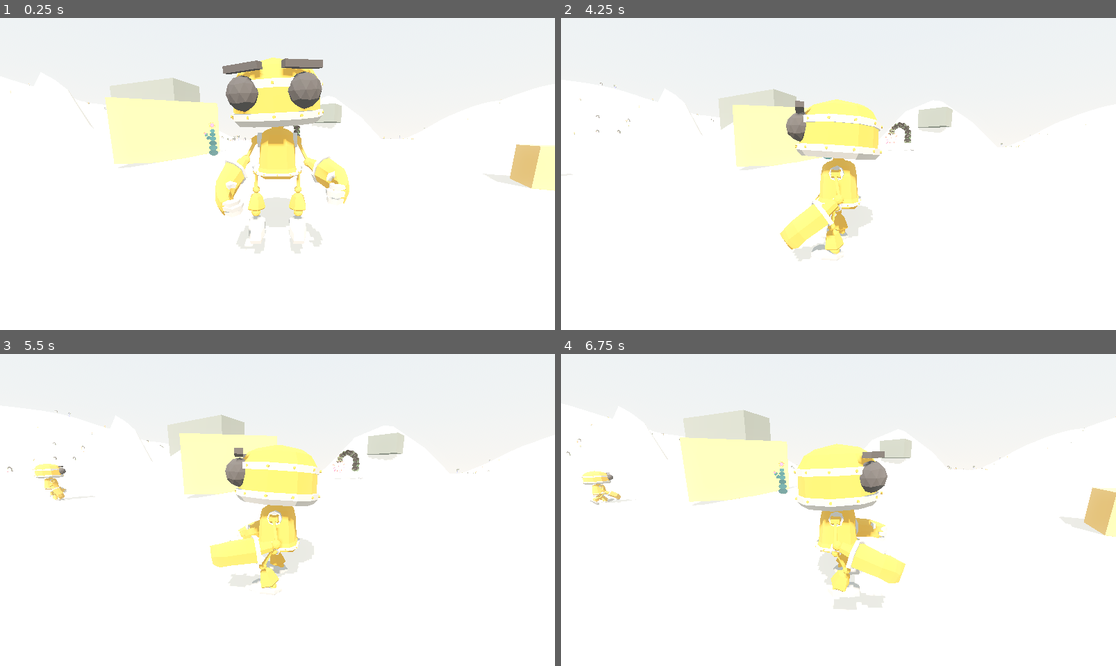
Above: before the commit, frames 1-4 (two rows, left to right).
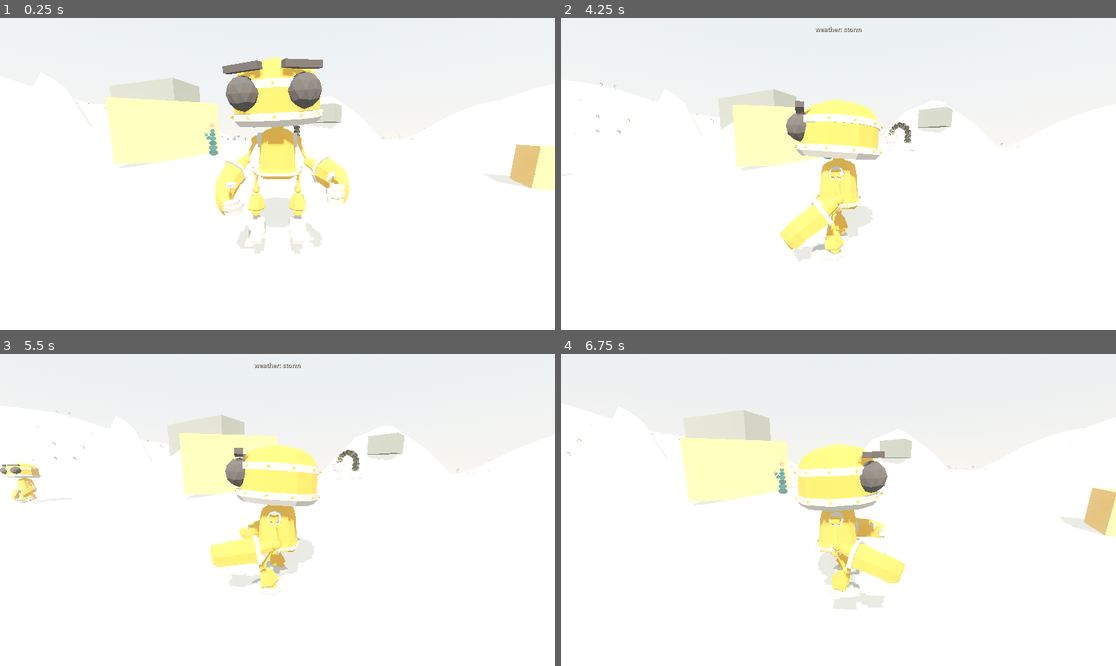
Above: after the commit, the same moments.

Repository: nicco-b/valley
Game: Godot game, scene res://game/world/valley.tscn
The game is run twice, just before and just after one commit, with the same random seed, the same clock (stepped at 60 frames per second) and the same inputs.
Inputs (mouse positions are in pixels of both pictures, inside the frame that each line leads up to):
- Up to frame 1 (0.25 s): no input
- Up to frame 2 (4.25 s): tap Enter at 0.5 s; move the mouse to (832, 180) at 0.52 s; hold E (god_up) 0.53-2.78 s; tap C (sit) at 0.6, 1.55, 2.3, 3.05, 3.8 s; click (832, 180) at 0.67 s; tap Space (jump) at 0.77, 1.52, 3.02, 3.77 s; move the mouse to (877, 177) at 1.27 s; tap ] (brush_bigger) at 1.35 s; move the mouse to (794, 170) at 2.02 s; hold [ (brush_smaller) 2.03-2.78 s; move the mouse to (844, 174) at 2.77 s; hold A (move_left) 2.78-3.53 s; tap Tab (god_tool) at 2.85 s; click (844, 174) at 2.92 s; move the mouse to (816, 167) at 3.52 s; hold E (god_up) from 3.53 s (still down); hold Z (god_undo) from 3.53 s (still down); tap Y (debug_weather, bound only after the commit) at 4.15 s
- Up to frame 3 (5.5 s): keep holding E (god_up); move the mouse to (305, 510) at 4.27 s; release Z (god_undo) at 4.28 s; tap C (sit) at 4.35, 5.3 s; tap Space (jump) at 4.52 s; move the mouse to (249, 510) at 5.02 s; hold Shift (sprint) from 5.03 s (still down); click (249, 510) at 5.17 s
- Up to frame 4 (6.75 s): move the mouse to (849, 503) at 5.77 s; release E (god_up) at 5.78 s; release Shift (sprint) at 5.78 s; hold D (move_right) 5.78-6.53 s; tap 1 at 5.85 s; tap Space (jump) at 6.02 s; tap C (sit) at 6.05, 6.6 s; move the mouse to (832, 516) at 6.52 s; hold E (god_up) from 6.53 s (still down)

The runs differ from the first frame. In frame 1, less than 0.1% of the frame differs, in the area x 1-75%, y 23-40%; in frame 2, less than 0.1%; in frame 3, 0.9%, in the area x 0-92%, y 2-48%; in frame 4, 0.4%.

Commit message:
Weather v1: the first world-scale simulation system
Weather autoload: calm/windy/storm state machine on the hour tick,
easing continuous wind + storminess values that everything reads. Wind
publishes as a global shader parameter, so all flora sway responds
without per-material plumbing. Consumers: sway amplitude+speed, wind-bed
volume (you hear the wind the trees feel), storm fog thickening + dusty
horizon + dimmed sun, dust particles around the player, and the
Wanderer — storm_boost activities spike in bad weather, so they walk
home and sit out storms. State persists via WorldState. Y forces the
next weather state (debug).

Co-Authored-By: Claude Fable 5 <noreply@anthropic.com>

Diff:
--- a/data/npcs/wanderer.json
+++ b/data/npcs/wanderer.json
@@ -7,6 +7,7 @@
 		{"id": "sleep", "at": "home", "satisfies": "rest", "rate": 9, "pose": "sit", "hours": [20, 6]},
 		{"id": "drink", "at": {"x": 70, "z": -265}, "satisfies": "water", "rate": 14},
 		{"id": "forage", "at": {"x": 50, "z": -200}, "satisfies": "food", "rate": 7, "wander": 18},
-		{"id": "commune", "at": {"x": 120, "z": -606}, "satisfies": "peace", "rate": 7, "pose": "sit", "hours": [16, 21]}
+		{"id": "commune", "at": {"x": 120, "z": -606}, "satisfies": "peace", "rate": 7, "pose": "sit", "hours": [16, 21]},
+		{"id": "shelter", "at": "home", "satisfies": "peace", "rate": 3, "pose": "sit", "storm_boost": 8}
 	]
 }
--- a/game/npc/npc.gd
+++ b/game/npc/npc.gd
@@ -114,6 +114,8 @@
 	last_utilities = {}
 	for a in activities:
 		var u: float = (100.0 - needs.get(a.satisfies, 50.0)) * _hours_gate(a)
+		# Weather changes minds: storm_boost activities spike in bad weather.
+		u *= 1.0 + Weather.storminess * float(a.get("storm_boost", 0.0))
 		last_utilities[a.id] = u
 		if a == current:
 			current_u = u
--- a/game/shaders/flora_sway.gdshader
+++ b/game/shaders/flora_sway.gdshader
@@ -4,15 +4,16 @@
 // of the card, phase-offset by world position so instances don't sync.
 
 uniform sampler2D albedo_tex : source_color, filter_linear_mipmap;
-uniform float sway_strength = 0.07;
-uniform float sway_speed = 1.1;
+global uniform float wind_strength; // Weather publishes this (0..1)
 
 void vertex() {
 	float h = 1.0 - UV.y; // 1 at the top of the card, 0 at the root
 	float phase = MODEL_MATRIX[3].x * 0.71 + MODEL_MATRIX[3].z * 1.33;
-	VERTEX.x += (sin(TIME * sway_speed + phase)
-			+ 0.4 * sin(TIME * sway_speed * 2.7 + phase * 1.7))
-			* sway_strength * h * h;
+	float amp = 0.02 + 0.14 * wind_strength;
+	float spd = 0.7 + 1.6 * wind_strength;
+	VERTEX.x += (sin(TIME * spd + phase)
+			+ 0.4 * sin(TIME * spd * 2.7 + phase * 1.7))
+			* amp * h * h;
 
 	MODELVIEW_MATRIX = VIEW_MATRIX * mat4(
 			vec4(normalize(cross(vec3(0.0, 1.0, 0.0), INV_VIEW_MATRIX[2].xyz)), 0.0),
--- a/game/world/ambience.gd
+++ b/game/world/ambience.gd
@@ -11,5 +11,7 @@
 	var nightness := clampf(
 		smoothstep(19.0, 21.5, h) + 1.0 - smoothstep(5.0, 7.0, h), 0.0, 1.0
 	)
-	_wind.volume_db = linear_to_db(lerpf(0.5, 0.18, nightness))
-	_night.volume_db = linear_to_db(maxf(nightness * 0.45, 0.0001))
+	# The wind you hear is the wind the trees feel (Weather.wind).
+	var gusting := 0.35 + 1.1 * Weather.wind
+	_wind.volume_db = linear_to_db(clampf(lerpf(0.5, 0.18, nightness) * gusting, 0.0001, 1.0))
+	_night.volume_db = linear_to_db(maxf(nightness * 0.45 * (1.0 - Weather.storminess * 0.7), 0.0001))
--- a/game/world/day_night.gd
+++ b/game/world/day_night.gd
@@ -25,7 +25,8 @@
 	# Sun path: full circle around X; 6:00 rises, 12:00 zenith, 18:00 sets.
 	sun.rotation.x = -(h - 6.0) / 24.0 * TAU
 	var elevation := sin((h - 6.0) / 24.0 * TAU)
-	sun.light_energy = clampf(elevation * 1.4, 0.0, 1.2)
+	sun.light_energy = clampf(elevation * 1.4, 0.0, 1.2) \
+			* (1.0 - 0.55 * Weather.storminess)
 
 	# Sky palette: lerp between bracketing keyframes.
 	var a: Array = KEYS[0]
@@ -46,4 +47,7 @@
 	mat.sky_horizon_color = horizon
 	mat.ground_horizon_color = horizon
 	mat.ground_bottom_color = horizon.darkened(0.15)
-	world_environment.environment.fog_light_color = horizon
+	# Storms thicken the air and dust the horizon color.
+	var env := world_environment.environment
+	env.fog_light_color = horizon.lerp(Color(0.8, 0.7, 0.58), Weather.storminess * 0.6)
+	env.fog_density = lerpf(0.0008, 0.0045, Weather.storminess)
--- a/game/world/valley.tscn
+++ b/game/world/valley.tscn
@@ -10,6 +10,29 @@
 [ext_resource type="Script" path="res://game/world/ambience.gd" id="8_ambience"]
 [ext_resource type="Script" path="res://game/npc/npc_manager.gd" id="9_npcs"]
 [ext_resource type="PackedScene" path="res://game/items/pickup.tscn" id="10_pickup"]
+[ext_resource type="Script" path="res://game/world/weather_fx.gd" id="11_weatherfx"]
+
+[sub_resource type="ParticleProcessMaterial" id="Particles_dust"]
+direction = Vector3(1, 0, 0.2)
+spread = 20.0
+initial_velocity_min = 12.0
+initial_velocity_max = 22.0
+gravity = Vector3(0, -0.4, 0)
+scale_min = 0.08
+scale_max = 0.22
+color = Color(0.87, 0.78, 0.62, 0.22)
+emission_shape = 3
+emission_box_extents = Vector3(45, 10, 45)
+
+[sub_resource type="StandardMaterial3D" id="Material_dust"]
+transparency = 1
+shading_mode = 0
+vertex_color_use_as_albedo = true
+billboard_mode = 3
+
+[sub_resource type="QuadMesh" id="Quad_dust"]
+size = Vector2(0.3, 0.3)
+material = SubResource("Material_dust")
 
 [sub_resource type="ShaderMaterial" id="Material_water"]
 shader = ExtResource("6_water")
@@ -85,6 +108,15 @@
 item_id = "river_stone"
 uid = "pond_stone_1"
 
+[node name="Dust" type="GPUParticles3D" parent="."]
+script = ExtResource("11_weatherfx")
+emitting = false
+amount = 400
+lifetime = 2.0
+visibility_aabb = AABB(-60, -20, -60, 120, 40, 120)
+process_material = SubResource("Particles_dust")
+draw_pass_1 = SubResource("Quad_dust")
+
 [node name="NPCManager" type="Node" parent="."]
 script = ExtResource("9_npcs")
 
--- /dev/null
+++ b/game/world/weather.gd
@@ -0,0 +1,55 @@
+extends Node
+## Weather (autoload): a state machine on the hour tick — calm, windy,
+## storm — exposing two continuous values everything reads:
+##   wind (0..1): sway amplitude, wind-bed volume, dust speed
+##   storminess (0..1): fog thickening, sun dimming, shelter-seeking
+## One source of truth; consumers never roll their own weather.
+## The wind value is also published as the global shader parameter
+## "wind_strength" so vegetation reacts without per-material plumbing.
+
+const WIND_LEVELS := {"calm": 0.12, "windy": 0.55, "storm": 1.0}
+# state -> [[next state, probability], ...] rolled each game hour
+const TRANSITIONS := {
+	"calm": [["calm", 0.65], ["windy", 0.28], ["storm", 0.07]],
+	"windy": [["windy", 0.4], ["calm", 0.4], ["storm", 0.2]],
+	"storm": [["windy", 0.5], ["storm", 0.3], ["calm", 0.2]],
+}
+const EASE := 0.12  # per-second approach rate toward targets
+
+var state := "calm"
+var wind: float = WIND_LEVELS.calm
+var storminess := 0.0
+
+
+func _ready() -> void:
+	state = WorldState.get_value("weather.state", "calm")
+	wind = float(WorldState.get_value("weather.wind", WIND_LEVELS[state]))
+	GameClock.hour_tick.connect(_transition)
+
+
+func _process(delta: float) -> void:
+	var blend := 1.0 - exp(-EASE * delta)
+	wind = lerpf(wind, WIND_LEVELS[state], blend)
+	storminess = lerpf(storminess, 1.0 if state == "storm" else 0.0, blend)
+	RenderingServer.global_shader_parameter_set("wind_strength", wind)
+
+
+func _unhandled_input(event: InputEvent) -> void:
+	# Debug: Y cycles calm -> windy -> storm.
+	if event.is_action_pressed("debug_weather"):
+		state = {"calm": "windy", "windy": "storm", "storm": "calm"}[state]
+		HUD.notify("weather: " + state)
+
+
+func _transition(_hour: int) -> void:
+	var roll := randf()
+	var acc := 0.0
+	for t in TRANSITIONS[state]:
+		acc += t[1]
+		if roll <= acc:
+			if t[0] != state:
+				state = t[0]
+				print("[weather] -> ", state)
+			break
+	WorldState.set_value("weather.state", state)
+	WorldState.set_value("weather.wind", wind)
--- /dev/null
+++ b/game/world/weather_fx.gd
@@ -0,0 +1,10 @@
+extends GPUParticles3D
+## Wind-blown dust around the player, driven by Weather.
+
+
+func _process(_delta: float) -> void:
+	var player := get_tree().get_first_node_in_group("player")
+	if player:
+		global_position = player.global_position + Vector3(0.0, 4.0, 0.0)
+	emitting = Weather.storminess > 0.35
+	speed_scale = 0.5 + Weather.wind
--- a/project.godot
+++ b/project.godot
@@ -19,6 +19,7 @@
 WorldState="*res://game/state/world_state.gd"
 GameClock="*res://game/world/game_clock.gd"
 Terrain="*res://game/world/terrain.gd"
+Weather="*res://game/world/weather.gd"
 Records="*res://game/data/records.gd"
 HUD="*res://game/ui/hud.gd"
 Items="*res://game/items/items.gd"
@@ -29,7 +30,20 @@
 MapScreen="*res://game/ui/map_screen.gd"
 SaveGame="*res://game/save/save_manager.gd"
 
+[shader_globals]
+
+wind_strength={
+"type": "float",
+"value": 0.12
+}
+
 [input]
+
+debug_weather={
+"deadzone": 0.2,
+"events": [Object(InputEventKey,"resource_local_to_scene":false,"resource_name":"","device":-1,"window_id":0,"alt_pressed":false,"shift_pressed":false,"ctrl_pressed":false,"meta_pressed":false,"pressed":false,"keycode":0,"physical_keycode":89,"key_label":0,"unicode":0,"location":0,"echo":false,"script":null)
+]
+}
 
 god_mode={
 "deadzone": 0.2,
Not shown: 1 places in game/world/valley.tscn that only renumber resources
Not shown, added: game/world/weather.gd.uid
Not shown, added: game/world/weather_fx.gd.uid
